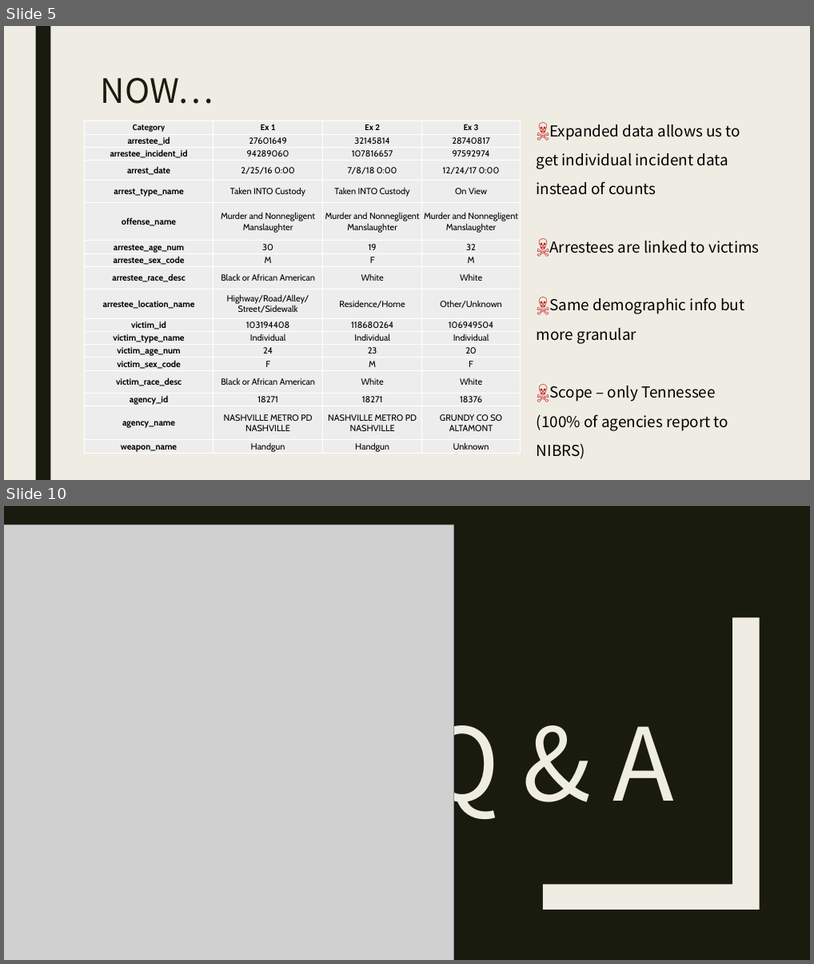
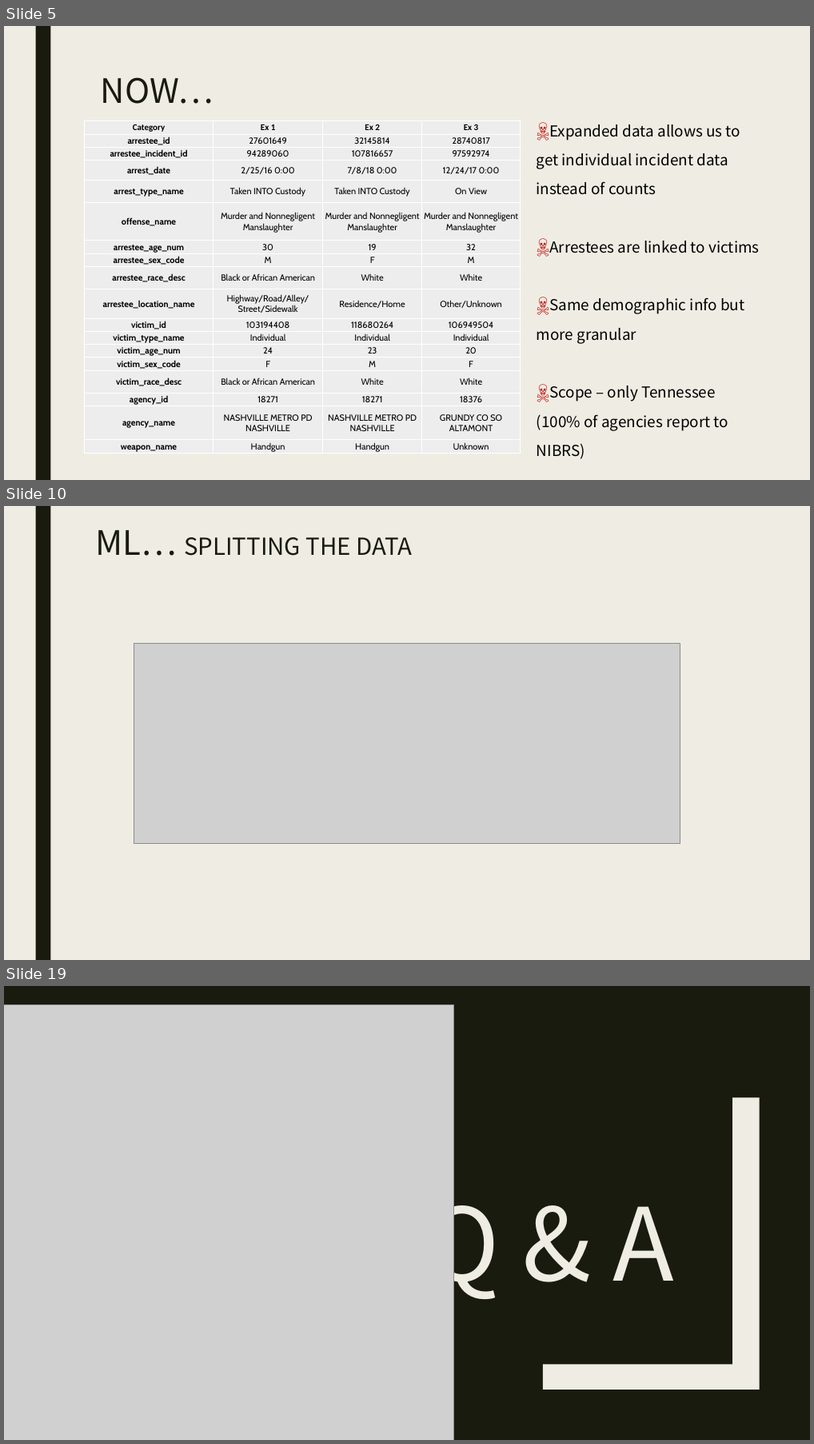
Before and after one commit to karenemcgee/HomicideMachineLearning, a slide deck: Homicide_Machine_Learning.pptx. Shown one above the other, each under a label of ours: slides 5 and 10 before the commit, slides 5, 10 and 19 after it; the slides between them are not shown. The pictures are 814x964 and 814x1444 pixels, drawn with LibreOffice and Linux fonts; fonts in the diff are those of the drawing; grey boxes stand for pictures. Boxes give left, top, right and bottom in pixels: in the first picture for what was removed or moved away, otherwise in the second. Text is boxed around its words. In the diff, an @@ line names an element or a change of style, - is before the commit and + after.

```diff
--- a/Homicide_Machine_Learning.pptx
+++ b/Homicide_Machine_Learning.pptx
@@ slide 10 added at [4, 506, 810, 960], background #EFEDE3; not listed: 1 template element that a slide beside it also shows @@
@@ title added at [96, 530, 413, 556], 28 pt, text #191B0E @@
+ML… SPLITTING THE DATA
@@ picture added at [134, 644, 680, 843] @@
@@ what was slide 10 is now slide 19 @@
```
Also in this commit, not shown: 1 slide changed, 11 other slides added, 3 slides removed, 23 other files.
